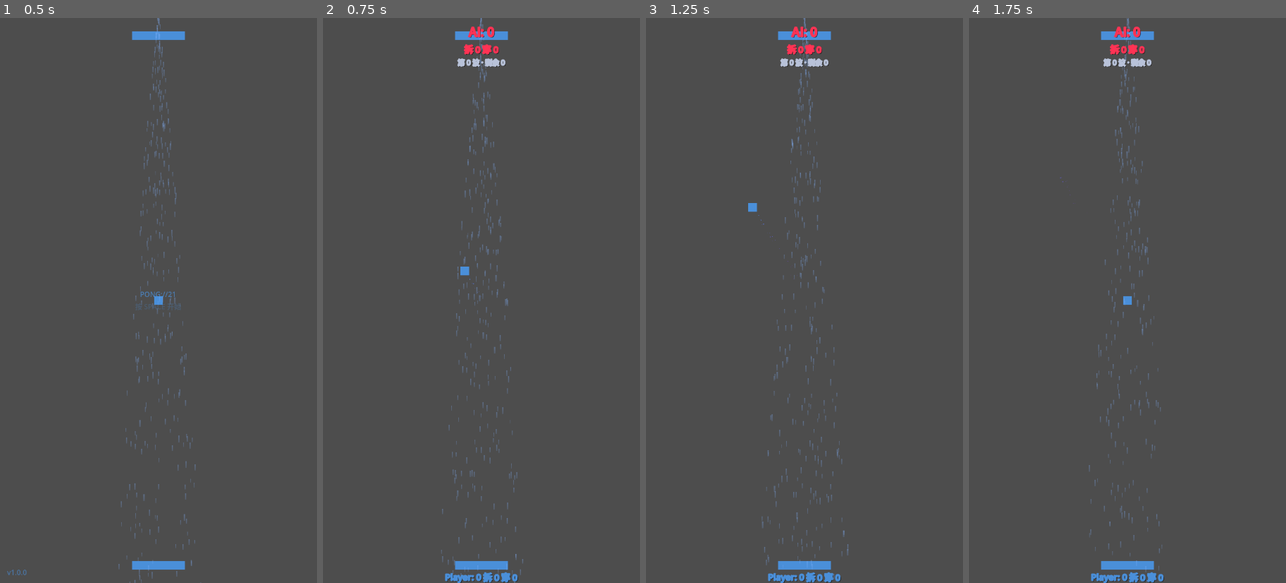
Above: before the commit, frames 1-4 (left to right).
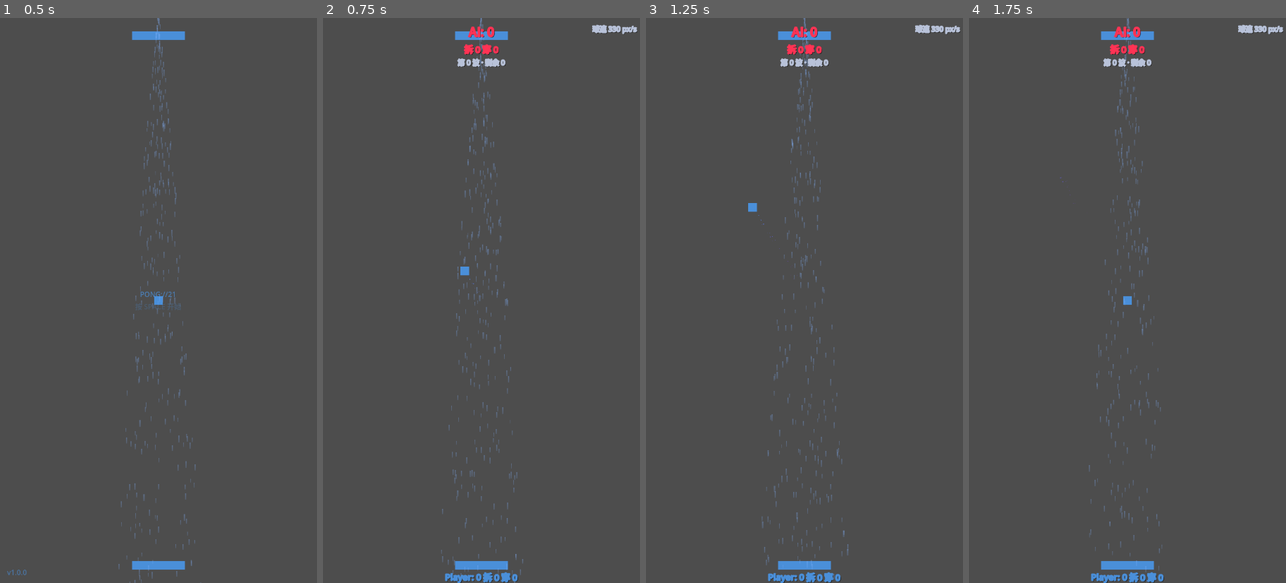
Above: after the commit, the same moments.

Repository: devvi/agent-game-test
Game: Godot game, scene res://scenes/Main.tscn
The game is run twice, just before and just after one commit, with the same random seed, the same clock (stepped at 60 frames per second) and the same inputs.
Inputs (mouse positions are in pixels of both pictures, inside the frame that each line leads up to):
- Up to frame 1 (0.5 s): no input
- Up to frame 2 (0.75 s): tap Enter (ui_accept) at 0.5 s; move the mouse to (551, 272) at 0.52 s; hold D (paddle_right) from 0.53 s (still down); click (551, 272) at 0.67 s
- Up to frame 3 (1.25 s): keep holding D (paddle_right); tap Enter (ui_accept) at 0.77 s
- Up to frame 4 (1.75 s): move the mouse to (1064, 328) at 1.27 s; release D (paddle_right) at 1.28 s; hold A (paddle_left) from 1.28 s (still down); tap Enter (ui_accept) at 1.52 s

Frame 1 is identical in both runs. In frame 2, 0.2% of the frame differs, in the area x 84-100%, y 1-3%; in frame 3, 0.2%; in frame 4, 0.2%.

Commit message:
feat(448): 球速 HUD 显示 — 当前球速实时数字

Diff:
--- a/mini-pong/gdscripts/constants.gd
+++ b/mini-pong/gdscripts/constants.gd
@@ -186,3 +186,11 @@
 	2: Color(1.0, 0.78, 0.2, 1.0),     # LEGENDARY → 金系
 }
 const UPGRADE_RARITY_NAMES: Dictionary = {0: "普通", 1: "稀有", 2: "传说"}   # AC3 稀有度名称（确认后展示）
+
+# ── Ball Speed HUD (#448) ──
+# 球速实时显示：GameHUD 顶部右上 Label + SpeedPollTimer 10Hz 轮询 ball.speed
+# （Timer timeout 信号驱动，非 _process —— #392 TF-1 零轮询契约）。显示值 = round(ball.speed) + px/s。
+const HUD_SHOW_SPEED: bool = true
+const HUD_SPEED_POLL_INTERVAL: float = 0.1
+const HUD_SPEED_UNIT: String = "px/s"
+const HUD_SPEED_LABEL_PREFIX: String = "球速 "
--- a/mini-pong/gdscripts/game_hud.gd
+++ b/mini-pong/gdscripts/game_hud.gd
@@ -25,6 +25,10 @@
 
 var _warned: bool = false   # grid 缺失只 push_warning 一次（防刷屏）
 
+# ── Ball Speed HUD (#448) ──
+var speed_hud_enabled: bool = CONSTS.HUD_SHOW_SPEED   # 开关（默认读常量；测试可注入 false — G4）
+var speed_label: Label                                 # 代码创建的球速 Label（TopZone 右上）
+
 
 # ── Lifecycle ──
 func _ready() -> void:
@@ -35,6 +39,7 @@
 	_apply_neon()
 	_connect_signals()
 	_seed_initial_values()
+	_setup_speed_hud()
 	visible = false  # Hidden until StartMenu triggers show
 
 
@@ -109,6 +114,7 @@
 			ai_pierce_label.text = "穿 " + str(gm.get_pierce_count("ai"))
 	_refresh_info_bar(_wave_index())
 	_refresh_remaining()
+	_refresh_speed()
 
 
 # ── Signal Handlers (GameManager) ──
@@ -190,3 +196,59 @@
 		return
 	_warned = true
 	push_warning("HUD: BreakoutGrid 未接线 (#384/#393)，剩余砖数显示占位符")
+
+
+# ── Ball Speed HUD (#448) ──
+
+## 代码创建 SpeedLabel（TopZone 右上独立锚定 —— VBox 72px 放不下第三行）+
+## SpeedPollTimer（HUD_SPEED_POLL_INTERVAL=0.1s, autostart, timeout → _on_speed_tick）。
+## 开关 false → 直接 return（AC3）。不设 process_mode —— pause 时读数冻结 = 正确语义（PRD §5.2-7）。
+func _setup_speed_hud() -> void:
+	if not speed_hud_enabled:
+		return
+	var top_zone = get_node_or_null("TopZone")
+	if top_zone == null:
+		return
+	var lbl: Label = Label.new()
+	lbl.name = "SpeedLabel"
+	lbl.set_anchors_preset(Control.PRESET_TOP_RIGHT)
+	lbl.grow_horizontal = Control.GROW_DIRECTION_BEGIN
+	lbl.position.x = -8.0
+	lbl.text = CONSTS.HUD_SPEED_LABEL_PREFIX + "—"
+	NeonStyle.apply(lbl, CONSTS.HUD_INFO_COLOR)
+	top_zone.add_child(lbl)
+	speed_label = lbl
+	var timer: Timer = Timer.new()
+	timer.name = "SpeedPollTimer"
+	timer.wait_time = CONSTS.HUD_SPEED_POLL_INTERVAL
+	timer.autostart = true
+	timer.timeout.connect(_on_speed_tick)
+	add_child(timer)
+	_refresh_speed()   # 播种：HUD 显示时读数已就绪，不依赖首个 timeout
+
+
+## Timer timeout → 读速刷新（10Hz；命名不含 _process 子串 —— TF-1 命名红线）
+func _on_speed_tick() -> void:
+	_refresh_speed()
+
+
+## 按组找球（upgrade_pool.gd:152 先例）→ round(speed) + 单位；缺失 → 占位 + 单次告警
+func _refresh_speed() -> void:
+	if speed_label == null:
+		return
+	var ball = get_tree().get_first_node_in_group("balls")
+	if ball == null:
+		_warn_once_speed()
+		speed_label.text = CONSTS.HUD_SPEED_LABEL_PREFIX + "—"
+		return
+	var spd = ball.get("speed")
+	if spd == null:
+		spd = 0.0
+	speed_label.text = CONSTS.HUD_SPEED_LABEL_PREFIX + "%d %s" % [round(float(spd)), CONSTS.HUD_SPEED_UNIT]
+
+
+func _warn_once_speed() -> void:
+	if _warned:
+		return
+	_warned = true
+	push_warning("HUD: 未找到 ball（group \"balls\"），球速显示占位符 (#448)")
--- a/mini-pong/tests/test_hud.gd
+++ b/mini-pong/tests/test_hud.gd
@@ -52,6 +52,13 @@
 	# Scenario F: 无轮询与常量 (AC5)
 	_test_tf1_no_polling()
 	_test_tf2_hud_constants()
+
+	# Scenario G: 球速 HUD (#448) — DESIGN docs/DESIGN/448-ball-speed-hud.md §4
+	await _test_g1_speed_label_exists()
+	await _test_g2_speed_updates()
+	await _test_g3_no_ball_placeholder()
+	await _test_g4_disabled_no_nodes()
+	_test_g5_tf1_still_green()
 
 	print("  Neon HUD: %d passed, %d failed" % [passed, failed])
 
@@ -440,3 +447,106 @@
 	_assert(CONSTS.HUD_SHADOW_OFFSET_X > 0 and CONSTS.HUD_SHADOW_OFFSET_Y > 0, "TF-2: shadow offset > 0")
 	_assert(CONSTS.HUD_TOP_BAND_Y >= 0.0 and CONSTS.HUD_TOP_BAND_Y <= 1280.0, "TF-2: HUD_TOP_BAND_Y in [0,1280]")
 	_assert(CONSTS.HUD_BOTTOM_BAND_Y >= 0.0 and CONSTS.HUD_BOTTOM_BAND_Y <= 1280.0, "TF-2: HUD_BOTTOM_BAND_Y in [0,1280]")
+
+
+# ── Scenario G: 球速 HUD (#448) ──
+# DESIGN docs/DESIGN/448-ball-speed-hud.md §4 测试矩阵 G1–G5。
+# 机制: _ready → _setup_speed_hud 代码创建 TopZone/SpeedLabel + SpeedPollTimer
+# (10Hz autostart, timeout → _on_speed_tick → _refresh_speed 读 group "balls")。
+
+func _test_g1_speed_label_exists() -> void:
+	# G-1: HUD_SHOW_SPEED=true 时 TopZone/SpeedLabel 存在 + 中立色 (AC1/AC3)
+	_gm.reset_match()
+	var hud = _make_hud()
+	if hud == null:
+		_assert(false, "G-1: hud 加载失败")
+		return
+	_root.add_child(hud)
+	var lbl: Label = hud.get_node_or_null("TopZone/SpeedLabel")
+	_assert(lbl != null, "G-1: SpeedLabel exists under TopZone")
+	if lbl:
+		_assert(lbl.get("theme_override_colors/font_color") == CONSTS.HUD_INFO_COLOR,
+			"G-1: SpeedLabel 中立色 == HUD_INFO_COLOR")
+		var outline: int = lbl.get("theme_override_constants/outline_size")
+		_assert(outline > 0, "G-1: SpeedLabel outline_size > 0 (got %s)" % str(outline))
+	hud.queue_free()
+	await _wait(0.02)
+
+
+func _test_g2_speed_updates() -> void:
+	# G-2: mock 球 speed=350.4 → 一个 poll 周期后 SpeedLabel "球速 350 px/s" (AC1/AC2)
+	_gm.reset_match()
+	var hud = _make_hud()
+	if hud == null:
+		_assert(false, "G-2: hud 加载失败")
+		return
+	_root.add_child(hud)
+	var code = GDScript.new()
+	code.source_code = "extends Node\n## Mock Ball (#448 G2)\nvar speed: float = 0.0\n"
+	code.reload()
+	var ball = Node.new()
+	ball.set_script(code)
+	ball.name = "MockBall"
+	ball.add_to_group("balls")
+	_root.add_child(ball)
+	await _wait(0.05)
+	ball.speed = 350.4
+	await _wait(CONSTS.HUD_SPEED_POLL_INTERVAL * 1.2)
+	var lbl: Label = hud.get_node_or_null("TopZone/SpeedLabel")
+	if lbl:
+		_assert(lbl.text == "球速 350 px/s", "G-2: SpeedLabel == '球速 350 px/s' (got %s)" % lbl.text)
+	ball.remove_from_group("balls")
+	ball.queue_free()
+	hud.queue_free()
+	await _wait(0.02)
+
+
+func _test_g3_no_ball_placeholder() -> void:
+	# G-3: 无 ball → 不崩 + "球速 —" 占位（容错，_refresh_remaining 同款）
+	_gm.reset_match()
+	# 防御性清理 balls 组残留（G-2 已清理，双保险）
+	for b in (Engine.get_main_loop() as SceneTree).get_nodes_in_group("balls"):
+		b.queue_free()
+	await _wait(0.02)
+	var hud = _make_hud()
+	if hud == null:
+		_assert(false, "G-3: hud 加载失败")
+		return
+	_root.add_child(hud)
+	await _wait(CONSTS.HUD_SPEED_POLL_INTERVAL * 1.2)
+	var lbl: Label = hud.get_node_or_null("TopZone/SpeedLabel")
+	if lbl:
+		_assert(lbl.text == "球速 —", "G-3: 无球占位 '球速 —' (got %s)" % lbl.text)
+	_assert(true, "G-3: 无球轮询不崩")
+	hud.queue_free()
+	await _wait(0.02)
+
+
+func _test_g4_disabled_no_nodes() -> void:
+	# G-4: HUD_SHOW_SPEED=false（注入 speed_hud_enabled=false）→ 无 SpeedLabel / 无 Timer (AC3)
+	_gm.reset_match()
+	var hud = _make_hud()
+	if hud == null:
+		_assert(false, "G-4: hud 加载失败")
+		return
+	hud.speed_hud_enabled = false
+	_root.add_child(hud)
+	_assert(hud.get_node_or_null("TopZone/SpeedLabel") == null, "G-4: 关闭时无 SpeedLabel")
+	var has_timer: bool = false
+	for c in hud.get_children():
+		if c is Timer:
+			has_timer = true
+	_assert(not has_timer, "G-4: 关闭时无 SpeedPollTimer")
+	hud.queue_free()
+	await _wait(0.02)
+
+
+func _test_g5_tf1_still_green() -> void:
+	# G-5: TF-1 回归 — 新增球速 HUD 后源码仍无 _process/_physics_process (AC4，禁止放宽)
+	var script = load("res://gdscripts/game_hud.gd")
+	if script == null:
+		_assert(false, "G-5: game_hud.gd 加载失败")
+		return
+	var src: String = script.source_code
+	_assert(not src.contains("_process("), "G-5: game_hud.gd 无 _process 轮询")
+	_assert(not src.contains("_physics_process("), "G-5: game_hud.gd 无 _physics_process")
